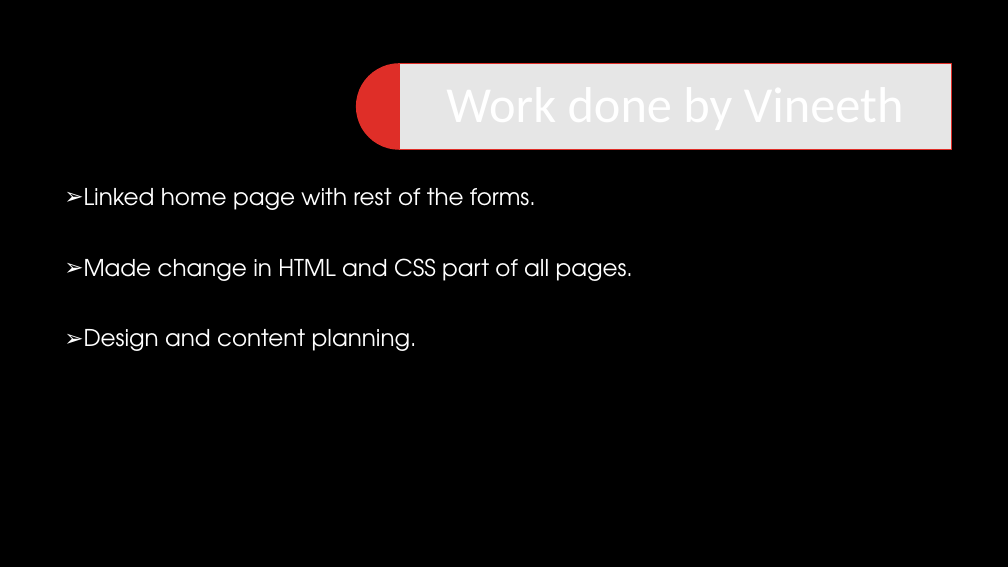
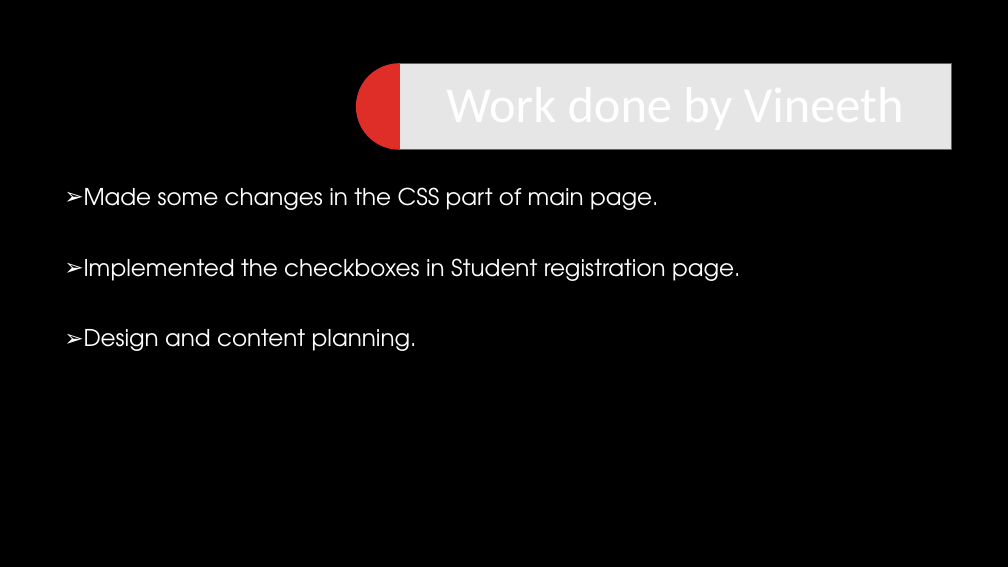
Before and after one commit to priyasatbhaya/IT_WEBD, a slide deck: slide 17 of Internet and web technology new ppt.pptx. Drawn at 1008x567 pixels with LibreOffice and Linux fonts; fonts in the diff are those of the drawing; background and template pictures are left out. Boxes give left, top, right and bottom in pixels: in the first picture for what was removed or moved away, otherwise in the second. Text is boxed around its words. In the diff, an @@ line names an element or a change of style, - is before the commit and + after.

```diff
--- a/Internet and web technology new ppt.pptx
+++ b/Internet and web technology new ppt.pptx
@@ text at (84, 187, 740, 281): text changed @@
-➢ Linked home page with rest of the forms.
-➢ Made change in HTML and CSS part of all pages.
+➢ Made some changes in the CSS part of main page.
+➢ Implemented the checkboxes in Student registration page.
```
Also in this commit, not shown: 11 other slides changed, 8 other files.
